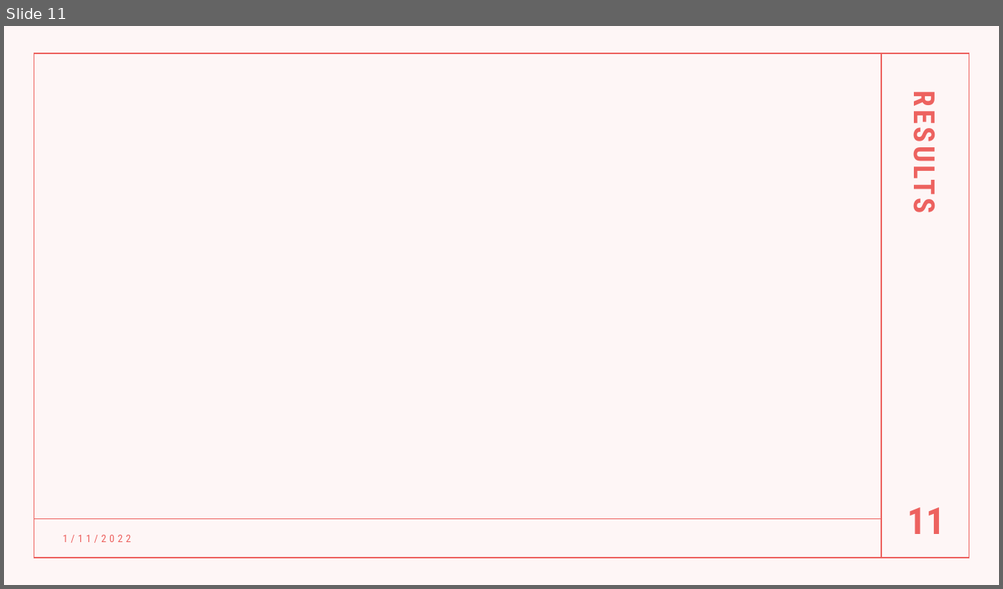
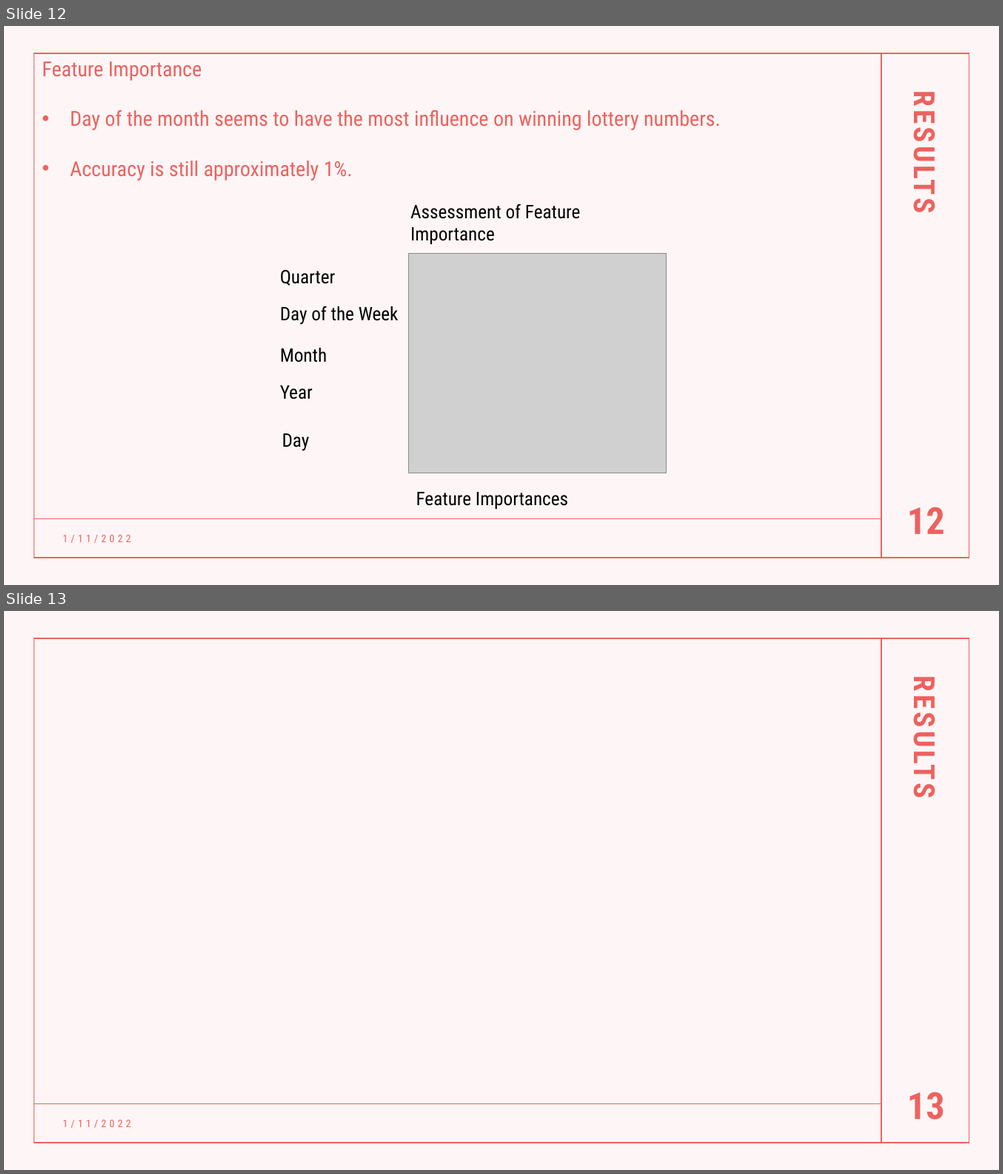
Before and after one commit to AlbiKovi/DSO110---Final-Group-Project, a slide deck: Is the Mega Millions a Mega Trap.pptm. Shown one above the other, each under a label of ours: slide 11 before the commit, slides 12 and 13 after it. The pictures are 1003x589 and 1003x1174 pixels, drawn with LibreOffice and Linux fonts; fonts in the diff are those of the drawing; grey boxes stand for pictures. Boxes give left, top, right and bottom in pixels: in the first picture for what was removed or moved away, otherwise in the second. Text is boxed around its words. In the diff, an @@ line names an element or a change of style, - is before the commit and + after.

```diff
--- a/Is the Mega Millions a Mega Trap.pptm
+++ b/Is the Mega Millions a Mega Trap.pptm
@@ slide 12 added at <box>4,26,999,585</box>, background #FFFFFF; not listed: 4 template elements that a slide beside it also shows @@
@@ text added at <box>42,62,720,130</box>, 20 pt, text #ED625F @@
+Feature Importance
+• Day of the month seems to have the most influence on winning lottery numbers.
+• Accuracy is still approximately 1%.
@@ text added at <box>910,84,940,419</box>, 28 pt, text #ED625F, bold @@
+RESULTS
@@ text added at <box>410,204,580,244</box>, 18 pt, text #000000 @@
+Assessment of Feature Importance
@@ picture added at <box>408,254,666,474</box> @@
@@ text added at <box>280,270,336,286</box>, 18 pt, text #000000 @@
+Quarter
@@ text added at <box>280,306,398,325</box>, 18 pt, text #000000 @@
+Day of the Week
@@ text added at <box>280,348,327,363</box>, 18 pt, text #000000 @@
+Month
@@ text added at <box>280,386,313,400</box>, 18 pt, text #000000 @@
+Year
@@ text added at <box>282,434,310,452</box>, 18 pt, text #000000 @@
+Day
@@ text added at <box>416,492,568,509</box>, 18 pt, text #000000 @@
+Feature Importances
@@ page number added at <box>907,507,945,534</box>, 36 pt, text #ED625F, bold @@
+12
@@ text added at <box>62,535,131,543</box>, 10 pt, text #ED625F @@
+1/11/2022
@@ what was slide 11 is now slide 13 @@
@@ page number at <box>907,1092,945,1120</box>: text changed @@
-11
+13
```
Also in this commit, not shown: 3 slides changed, 2 other slides added, 1 slide removed.
